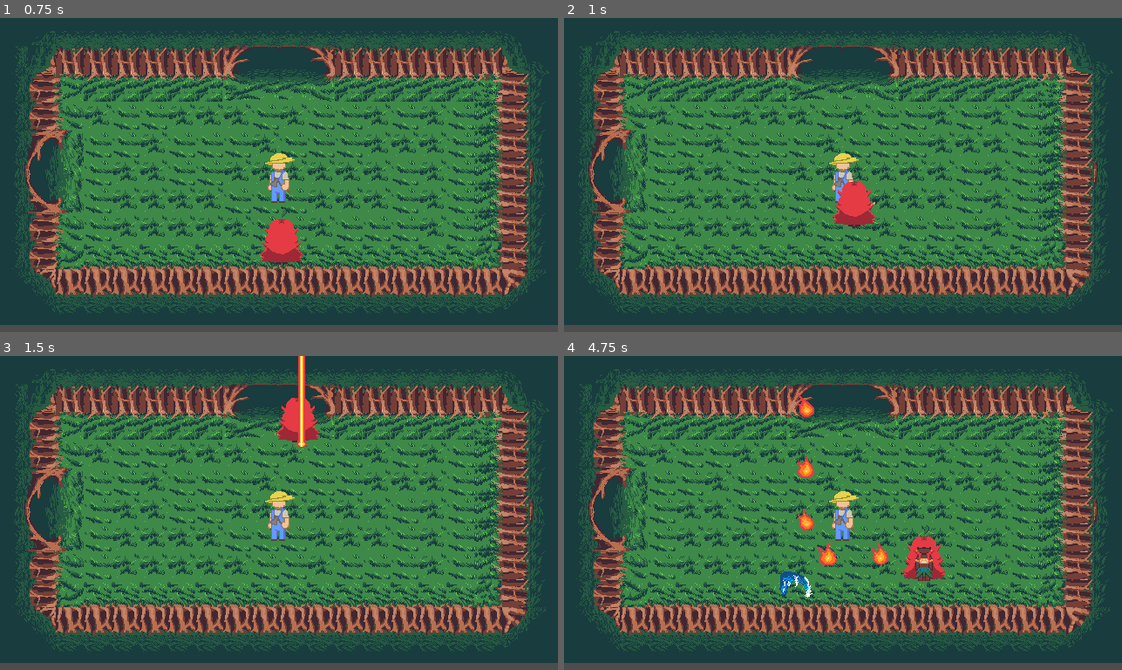
Above: before the commit, frames 1-4 (two rows, left to right).
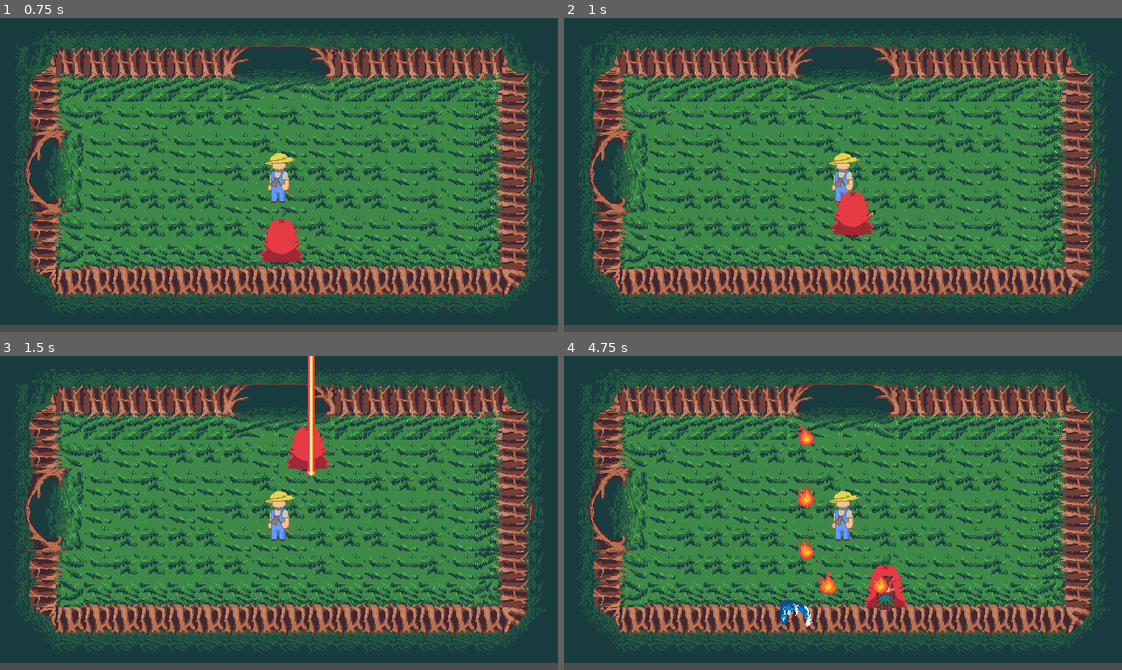
Above: after the commit, the same moments.

Repository: SamuelMTL/AmazonProject
Game: Godot game, scene res://scenes/Dungeons/dungeon.tscn
Same seed, same stepped clock (60 frames per second), same inputs: the game is played once before the commit and once after it. This scene is started directly instead of the project's main scene.
Inputs (mouse positions are in pixels of both pictures, inside the frame that each line leads up to):
- Up to frame 1 (0.75 s): move the mouse to (251, 237) at 0.52 s; hold Up (ui_up) from 0.53 s (still down); click (251, 237) at 0.6 s
- Up to frame 2 (1 s): keep holding Up (ui_up)
- Up to frame 3 (1.5 s): keep holding Up (ui_up); move the mouse to (446, 560) at 1.27 s; tap R (BoitataPower) at 1.35 s
- Up to frame 4 (4.75 s): click (1010, 560) at 1.55 s; move the mouse to (675, 465) at 2.02 s; release Up (ui_up) at 2.03 s; hold Left (ui_left) 2.03-3.53 s; tap Q (CurupiraPower) at 2.1 s; click (675, 465) at 2.3 s; move the mouse to (870, 513) at 2.77 s; tap H (Habilidades) at 2.85 s; click (870, 513) at 3.05 s; move the mouse to (759, 434) at 3.52 s; hold Down (ui_down) 3.53-4.28 s; tap E (IaraPower) at 3.6 s; click (759, 434) at 3.8 s; move the mouse to (965, 497) at 4.27 s; hold Right (ui_right) from 4.28 s (still down); click (965, 497) at 4.35 s

Frame 1 is identical in both runs. In frame 2, 0.7% of the frame differs, in the area x 47-57%, y 48-70%; in frame 3, 1.7%; in frame 4, 3.2%, in the area x 38-69%, y 12-87%.

Commit message:
bug fix
o inimigo teste n tava levando dano, arrumei

Diff:
--- a/amazonproject/Components/PlayerComponent/Jogador.tscn
+++ b/amazonproject/Components/PlayerComponent/Jogador.tscn
@@ -463,8 +463,6 @@
 [node name="AttackCooldown" type="Timer" parent="."]
 
 [node name="MeleeAttackHurtbox" type="Area2D" parent="."]
-collision_layer = 0
-collision_mask = 4
 script = ExtResource("5_yhkxk")
 
 [node name="CollisionShape2D" type="CollisionShape2D" parent="MeleeAttackHurtbox"]
@@ -478,7 +476,7 @@
 [connection signal="timeout" from="DashTimer" to="." method="_on_dash_timer_timeout"]
 [connection signal="timeout" from="DashCooldown" to="." method="_on_dash_cooldown_timeout"]
 [connection signal="timeout" from="AttackCooldown" to="." method="_on_attack_cooldown_timeout"]
-[connection signal="body_entered" from="MeleeAttackHurtbox" to="." method="_on_melee_attack_area_body_entered"]
+[connection signal="body_entered" from="MeleeAttackHurtbox" to="." method="_on_melee_attack_hurtbox_body_entered"]
 [connection signal="body_exited" from="MeleeAttackHurtbox" to="." method="_on_melee_attack_area_body_exited"]
 [connection signal="body_entered" from="LancaAttackArea" to="." method="_on_lanca_attack_area_body_entered"]
 [connection signal="body_exited" from="LancaAttackArea" to="." method="_on_lanca_attack_area_body_exited"]
--- a/amazonproject/Components/PlayerComponent/jogador.gd
+++ b/amazonproject/Components/PlayerComponent/jogador.gd
@@ -262,21 +262,23 @@
 		return
 
 
-func _on_melee_attack_area_body_entered(body: Node2D) -> void:
+func _on_melee_attack_area_body_exited(body: Node2D) -> void:
+	if body.is_in_group("enemies"):
+		enemies_in_melee_range.erase(body)
+
+
+func _on_lanca_attack_area_body_entered(body: Node2D) -> void:
+	if body.is_in_group("enemies"):
+		enemies_in_lanca_range.append(body)
+
+
+func _on_lanca_attack_area_body_exited(body: Node2D) -> void:
+	if body.is_in_group("enemies"):
+		enemies_in_lanca_range.erase(body)
+
+
+func _on_melee_attack_hurtbox_body_entered(body: Node2D) -> void:
+	print("chegou aqui")
 	if body.is_in_group("enemies"):
 		enemies_in_melee_range.append(body)
-
-
-func _on_melee_attack_area_body_exited(body: Node2D) -> void:
-	if body.is_in_group("enemies"):
-		enemies_in_melee_range.erase(body)
-
-
-func _on_lanca_attack_area_body_entered(body: Node2D) -> void:
-	if body.is_in_group("enemies"):
-		enemies_in_lanca_range.append(body)
-
-
-func _on_lanca_attack_area_body_exited(body: Node2D) -> void:
-	if body.is_in_group("enemies"):
-		enemies_in_lanca_range.erase(body)
+		print(enemies_in_melee_range)
--- a/amazonproject/inimigoteste.tscn
+++ b/amazonproject/inimigoteste.tscn
@@ -4,8 +4,8 @@
 [ext_resource type="Script" path="res://inimigoteste.gd" id="1_wogi4"]
 
 [sub_resource type="CapsuleShape2D" id="CapsuleShape2D_ij6vw"]
-radius = 12.0
-height = 44.0
+radius = 23.0
+height = 64.0
 
 [node name="CharacterBody2D" type="CharacterBody2D" groups=["enemies"]]
 script = ExtResource("1_wogi4")
--- a/amazonproject/project.godot
+++ b/amazonproject/project.godot
@@ -39,6 +39,7 @@
 [global_group]
 
 Player=""
+enemies=""
 
 [input]
 
